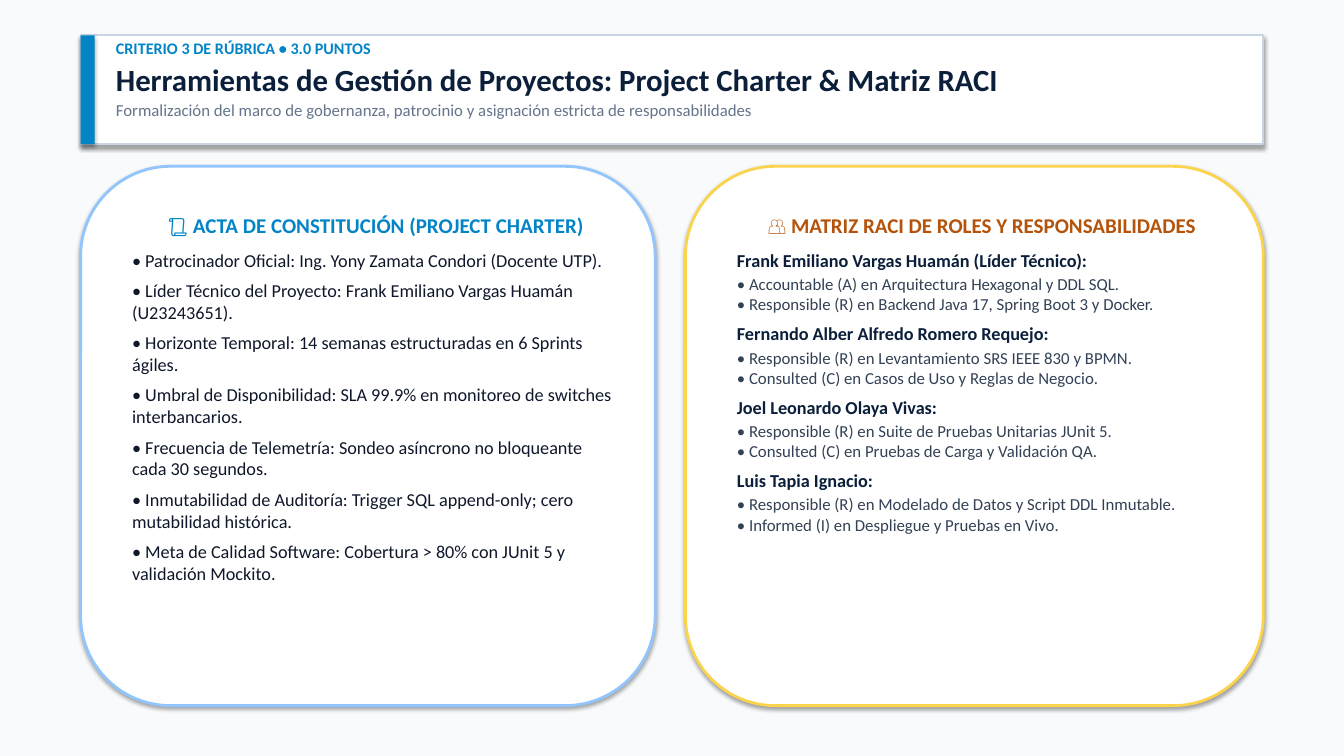
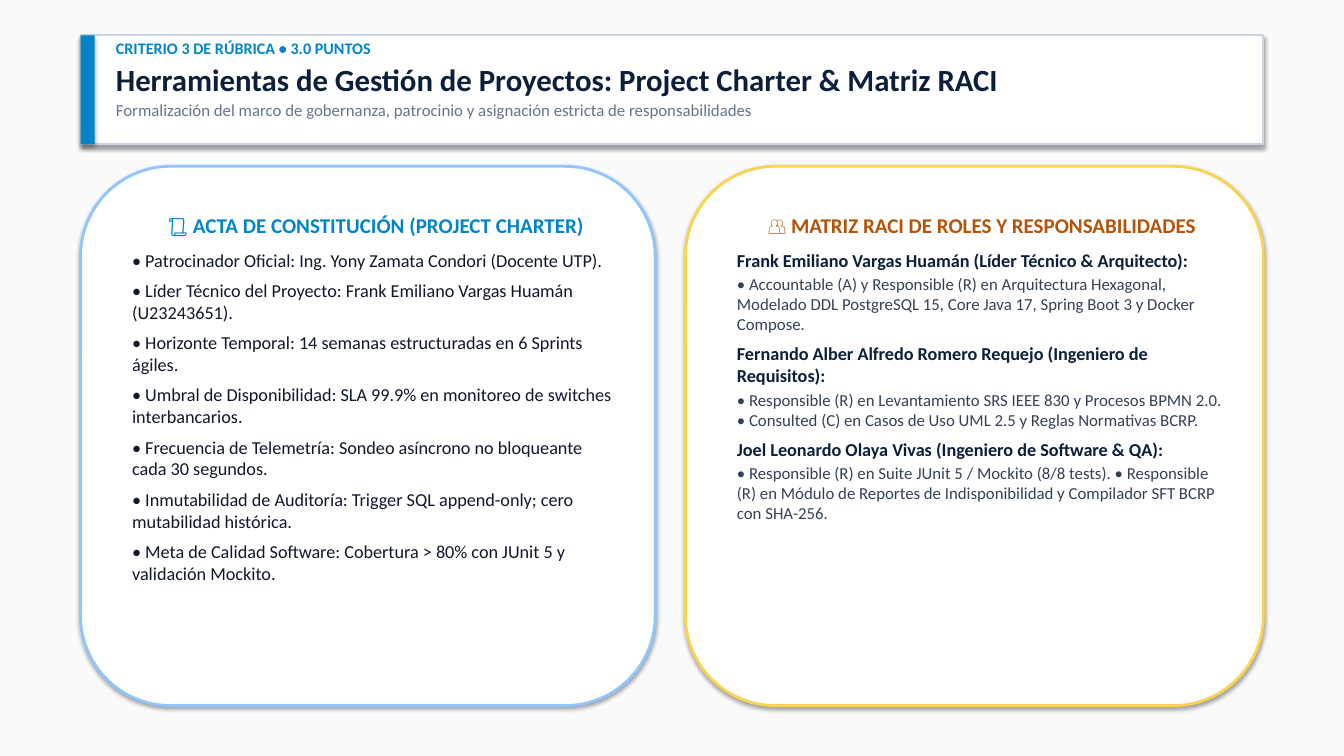
Before and after one commit to frankitoromas-tech/UTP-Curso-Integrador-I-SIGIR-BCRP, a slide deck: slide 6 of 01_DOCUMENTACION_TECNICA/PRESENTACION_EJECUTIVA_APF1.pptx (slide 5 before the commit). Drawn at 1344x756 pixels with LibreOffice and Linux fonts; fonts in the diff are those of the drawing. Boxes give left, top, right and bottom in pixels: in the first picture for what was removed or moved away, otherwise in the second. Text is boxed around its words. In the diff, an @@ line names an element or a change of style, - is before the commit and + after.

Commit message:
docs(apf2): consolidar diapositivas PPTX a 20 láminas, remover a Luis y actualizar entregables en README

```diff
--- a/01_DOCUMENTACION_TECNICA/PRESENTACION_EJECUTIVA_APF1.pptx
+++ b/01_DOCUMENTACION_TECNICA/PRESENTACION_EJECUTIVA_APF1.pptx
@@ text in rounded rectangle at box(737, 253, 1221, 519): text changed @@
-Frank Emiliano Vargas Huamán (Líder Técnico):
-• Accountable (A) en Arquitectura Hexagonal y DDL SQL.
-• Responsible (R) en Backend Java 17, Spring Boot 3 y Docker.
-Fernando Alber Alfredo Romero Requejo:
-• Responsible (R) en Levantamiento SRS IEEE 830 y BPMN.
-• Consulted (C) en Casos de Uso y Reglas de Negocio.
-Joel Leonardo Olaya Vivas:
-• Responsible (R) en Suite de Pruebas Unitarias JUnit 5.
-• Consulted (C) en Pruebas de Carga y Validación QA.
-Luis Tapia Ignacio:
-• Responsible (R) en Modelado de Datos y Script DDL Inmutable.
-• Informed (I) en Despliegue y Pruebas en Vivo.
+Frank Emiliano Vargas Huamán (Líder Técnico & Arquitecto):
+• Accountable (A) y Responsible (R) en Arquitectura Hexagonal, Modelado DDL PostgreSQL 15, Core Java 17, Spring Boot 3 y Docker Compose.
+Fernando Alber Alfredo Romero Requejo (Ingeniero de Requisitos):
+• Responsible (R) en Levantamiento SRS IEEE 830 y Procesos BPMN 2.0. • Consulted (C) en Casos de Uso UML 2.5 y Reglas Normativas BCRP.
+Joel Leonardo Olaya Vivas (Ingeniero de Software & QA):
+• Responsible (R) en Suite JUnit 5 / Mockito (8/8 tests). • Responsible (R) en Módulo de Reportes de Indisponibilidad y Compilador SFT BCRP con SHA-256.
```
Also in this commit, not shown: 2 other slides changed, 6 slides added, 5 other files.
